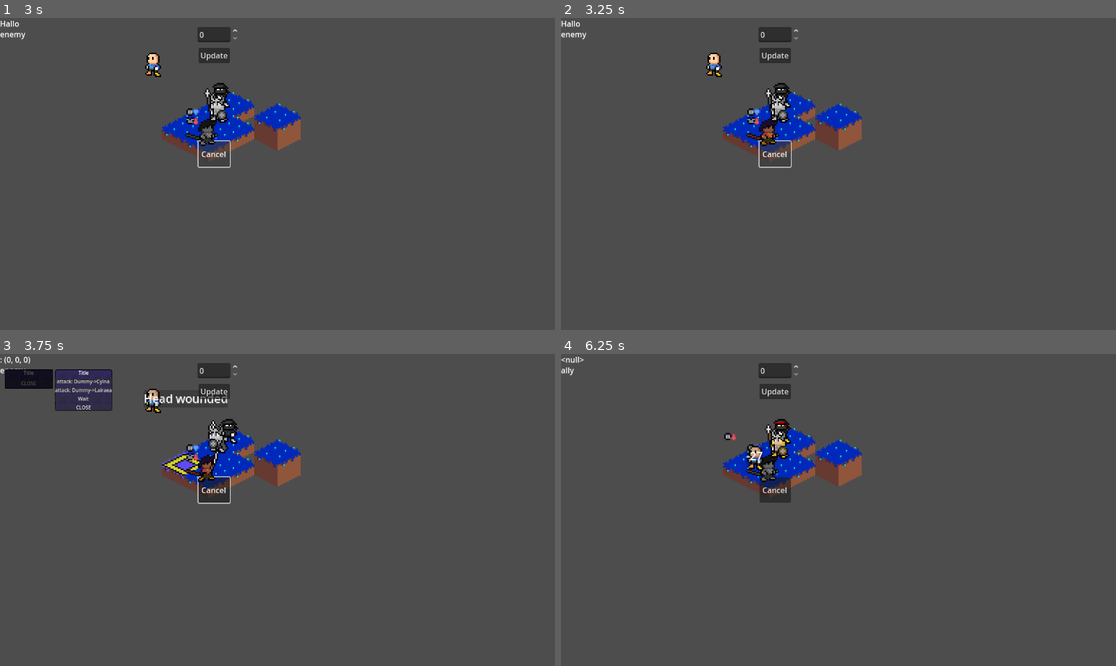
Above: before the commit, frames 1-4 (two rows, left to right).
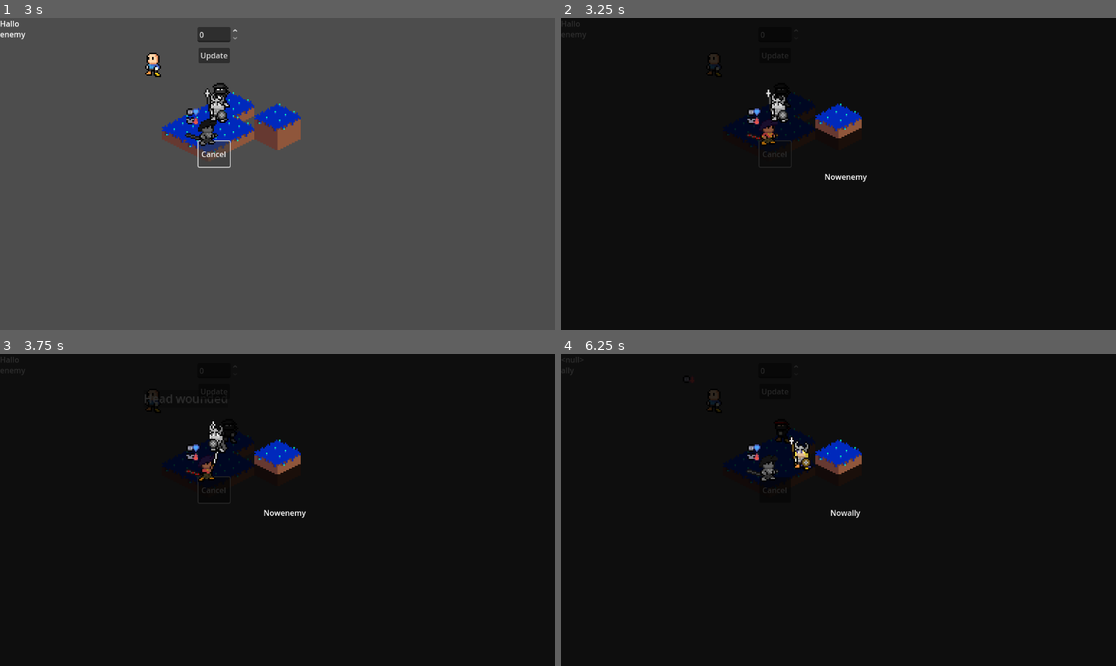
Above: after the commit, the same moments.

Repository: Puffe14/godot-breaker-srpg
Game: Godot game, scene res://main_menu.tscn
Same seed, same stepped clock (60 frames per second), same inputs: the game is played once before the commit and once after it. The project has no main scene, so this scene is started directly.
Inputs (mouse positions are in pixels of both pictures, inside the frame that each line leads up to):
- Up to frame 1 (3 s): click "Update" at 0.5 s; click "Update" at 1.25 s; click "Update" at 2 s; click "Cancel" at 2.75 s
- Up to frame 2 (3.25 s): no input
- Up to frame 3 (3.75 s): move the mouse to (183, 463) at 3.52 s; click (183, 463) at 3.6 s
- Up to frame 4 (6.25 s): click (644, 382) at 4.25 s, where only the run before the commit has a clickable "attack: Dummy->Cylna"; move the mouse to (771, 453) at 5.02 s; click (771, 453) at 5.1 s; click (644, 382) at 5.75 s, where only the run after the commit has a clickable "attack: Cylna->Cylna"

Frame 1 is identical in both runs. In frame 2, 99% of the frame differs, in the area x 0-100%, y 0-100%; in frame 3, 98%; in frame 4, 99%.

Commit message:
Added fade message for turn changing

Diff:
--- /dev/null
+++ b/nodes/fade_popup.tscn
@@ -0,0 +1,32 @@
+[gd_scene load_steps=2 format=3 uid="uid://bfy4wfruvvql6"]
+
+[ext_resource type="Script" uid="uid://c4jw2ts06wxx4" path="res://scripts/ui/popup_text.gd" id="1_uxkl3"]
+
+[node name="Control" type="Control"]
+top_level = true
+layout_mode = 3
+anchors_preset = 15
+anchor_right = 1.0
+anchor_bottom = 1.0
+grow_horizontal = 2
+grow_vertical = 2
+script = ExtResource("1_uxkl3")
+
+[node name="Timer" type="Timer" parent="."]
+autostart = true
+
+[node name="MarginContainer" type="MarginContainer" parent="."]
+layout_mode = 0
+offset_right = 1182.0
+offset_bottom = 660.0
+
+[node name="ColorRect" type="ColorRect" parent="MarginContainer"]
+layout_mode = 2
+color = Color(0, 0, 0, 0.81960785)
+
+[node name="Label" type="Label" parent="MarginContainer"]
+layout_mode = 2
+text = "woah"
+horizontal_alignment = 1
+
+[connection signal="timeout" from="Timer" to="." method="_on_timer_timeout"]
--- a/nodes/unit_node.tscn
+++ b/nodes/unit_node.tscn
@@ -30,6 +30,7 @@
 offset_top = -4.333333
 offset_right = 24.666664
 offset_bottom = 35.666668
+mouse_filter = 2
 script = ExtResource("3_6kcvq")
 vbox = NodePath("VBoxContainer")
 icon_rect = ExtResource("4_76tq2")
--- a/scripts/ui/test_menu.gd
+++ b/scripts/ui/test_menu.gd
@@ -4,6 +4,7 @@
 @export var map: MapNode = null
 @export var game: Game = null
 var popup_text: PackedScene = preload("res://nodes/popup_text.tscn")
+var fade_msg: PackedScene = preload("res://nodes/fade_popup.tscn")
 var pre_button_menu = preload("res://nodes/menus/button_menu.tscn")
 var current_action = null
 
@@ -113,6 +114,15 @@
 func on_change_turn():
 	for u: UnitNode in get_tree().get_nodes_in_group("unit"):
 		u.on_update(1, true)
+	# inform whose turn it is now
+	var msg: String = ""
+	if game:
+		msg = "Now" + game.turn_of_dict[game.turnOf]
+	var msg_node = fade_msg.instantiate()
+	msg_node.create(msg)
+	add_child(msg_node)
+
+
 
 func cancel_pressed():
 	game.acting = null
